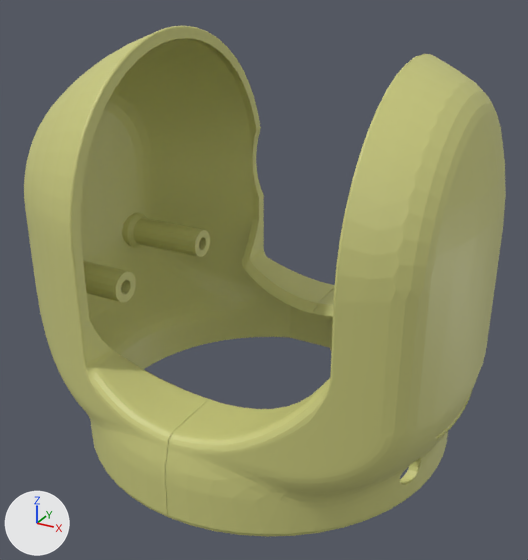
Before and after pictures for a commit that changed the COLLADA model scenes/dae/Body_LSP_vis.dae.
Before and after are seen from a 50 mm camera at (0.0931, -0.1729, 0.1373) aimed at (-0.0004, -0.003, 0.0523). Arrows for +X, +Y and +Z are at lower left; the lights stay in place. Vertices at the same position are counted once.

Names of what the first picture shows: 'node'.
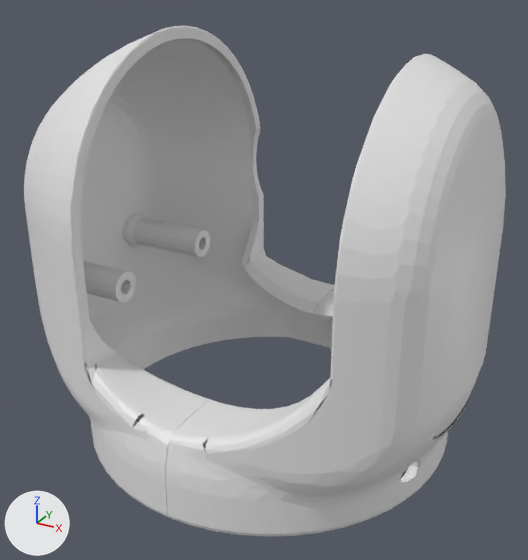
The change in detail:
me_shape0 is used by ob_node; location (0.0, 0.0, 0.0).
me_shape0 had 6242 vertices, 12492 faces and spanned x -0.0701..0.062, y -0.055..0.055, z 0.0045..0.1204.
me_shape0 now has 3338 vertices, 6393 faces and spans x -0.0701..0.062, y -0.055..0.055, z 0.0045..0.1204.
me_shape0 part 1: 2844 vertices removed from x -0.0698..0.062, y -0.0536..0.055, z 0.0045..0.1167.
me_shape0 part 2: 53 vertices removed from x -0.0298..-0.029, y -0.0483..0.0473, z 0.0767..0.1204.
me_shape0 part 3: 2 vertices removed from x 0.0536..0.0559, y -0.0312..-0.0283, z 0.0816..0.0864.
me_shape0 part 4: 3718 faces spanning x -0.0701..0.062, y -0.055..0.055, z 0.0045..0.1204 switch from mat_vertex_colours to no material.

Changed parts and their boxes [x1, y1, x2, y2] in the pictures (528 x 560 px):
part 1 of me_shape0, deleted (yellow): before [24, 54, 477, 533]
part 2 of me_shape0, deleted (yellow): before [69, 26, 261, 249]
part 3 of me_shape0, deleted: before [427, 229, 440, 273]
part 4 of me_shape0, recoloured (beige to grey): [24, 26, 506, 537] in both
